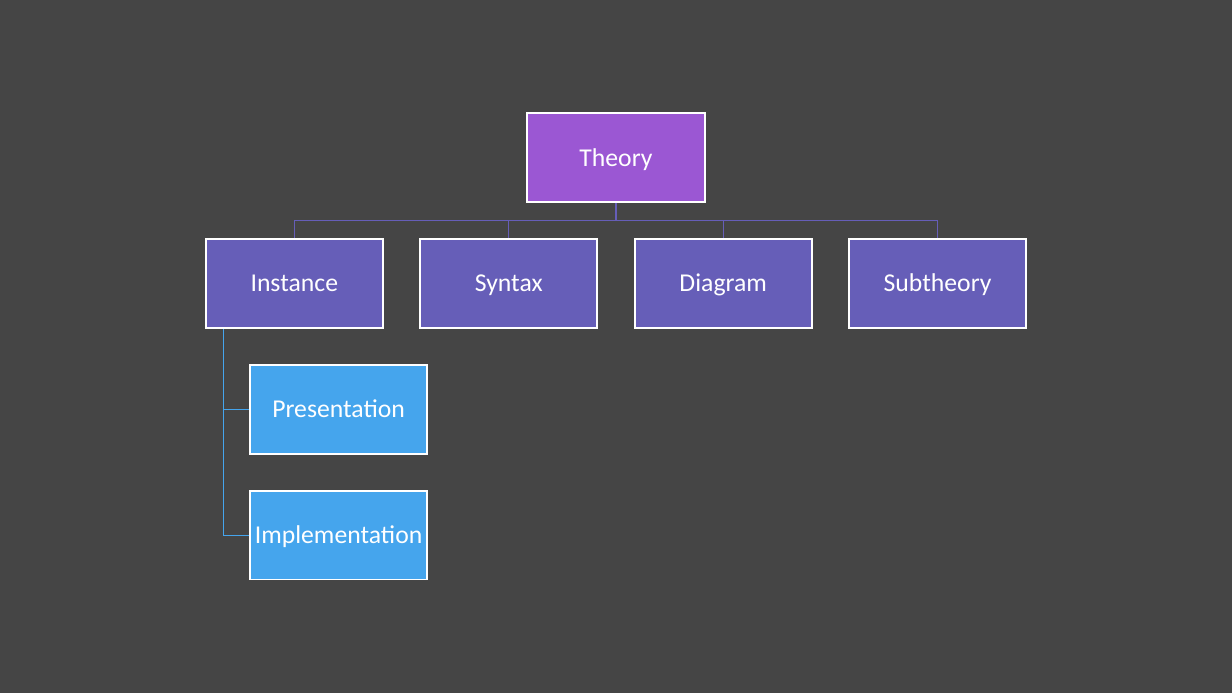
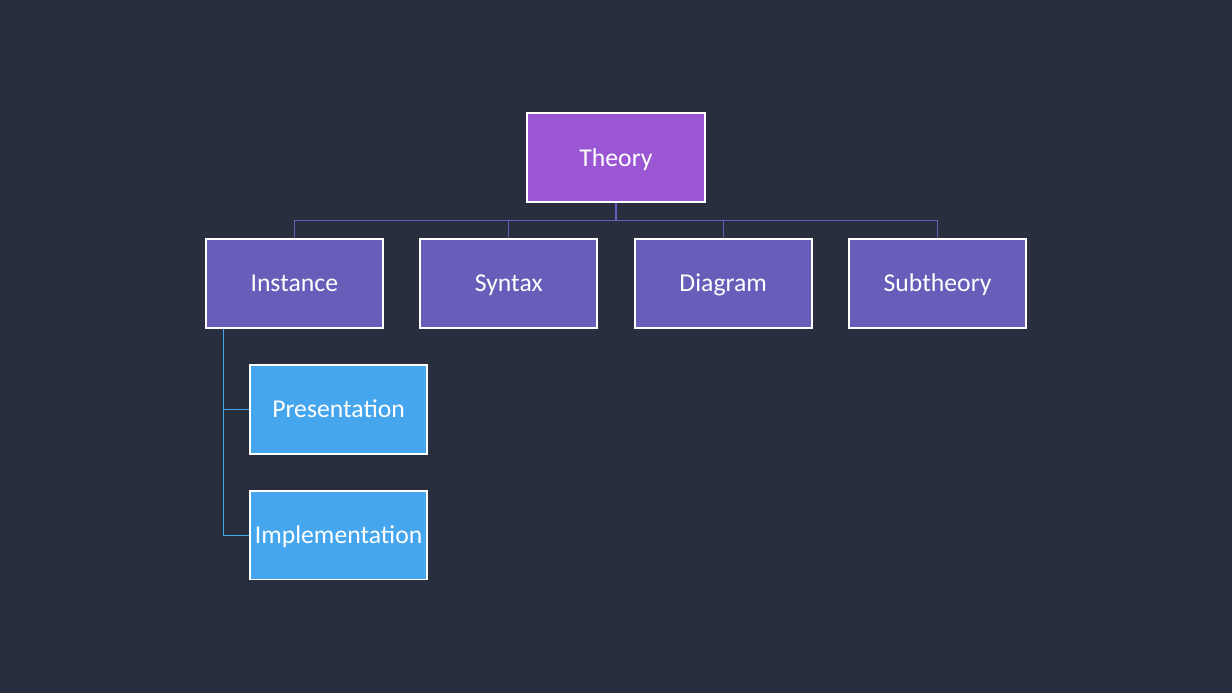
Before and after one commit to maana-io/cat-ml, a slide deck: slide 2 of infographics/maana-gats.pptx (slide 1 before the commit). Drawn at 1232x693 pixels with LibreOffice and Linux fonts; fonts in the diff are those of the drawing. Boxes give left, top, right and bottom in pixels: in the first picture for what was removed or moved away, otherwise in the second. Text is boxed around its words. In the diff, an @@ line names an element or a change of style, - is before the commit and + after.

```diff
--- a/infographics/maana-gats.pptx
+++ b/infographics/maana-gats.pptx
@@ background #454545 to #292E3F @@
```
Also in this commit, not shown: 1 slide added, 3 other files.
